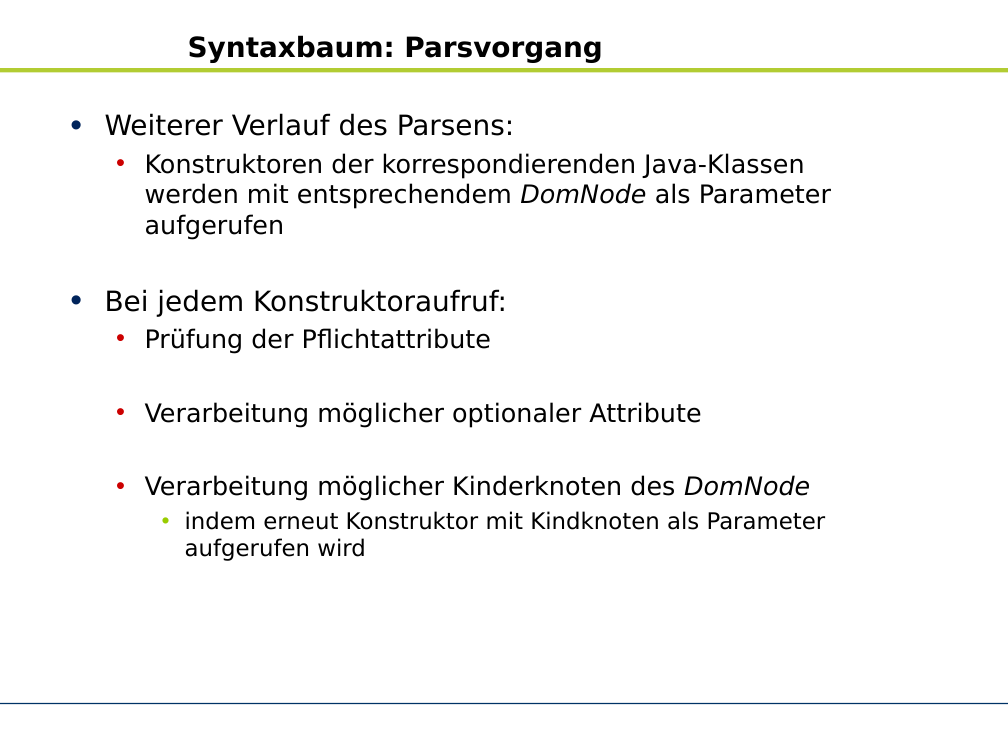
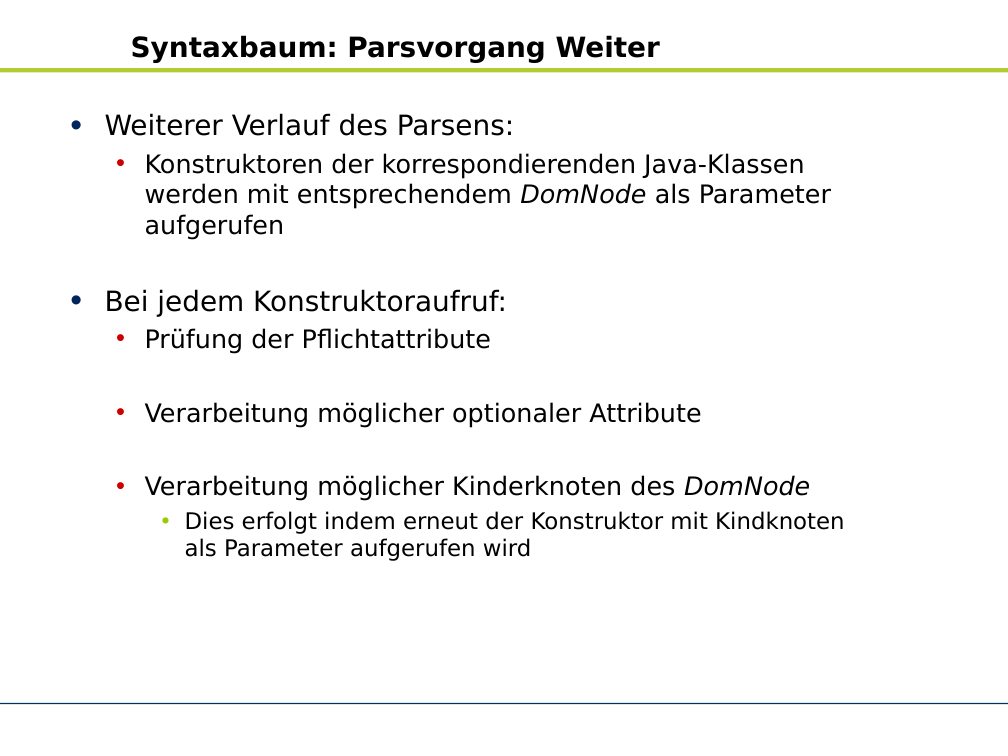
Before and after one commit to zhongxinhua/sose10-swp-uebersetzerbau, a slide deck: slide 7 of trunk/dokumentation/AR_SWP Uebersetzerbau (SS10)_v2.pptx. Drawn at 1008x756 pixels with LibreOffice and Linux fonts; fonts in the diff are those of the drawing; background and template pictures are left out. Boxes give left, top, right and bottom in pixels: in the first picture for what was removed or moved away, otherwise in the second. Text is boxed around its words. In the diff, an @@ line names an element or a change of style, - is before the commit and + after.

```diff
--- a/trunk/dokumentation/AR_SWP Uebersetzerbau (SS10)_v2.pptx
+++ b/trunk/dokumentation/AR_SWP Uebersetzerbau (SS10)_v2.pptx
@@ title at (131,35,660,62): text changed @@
-Syntaxbaum: Parsvorgang
+Syntaxbaum: Parsvorgang Weiter
@@ text at (185,511,844,561): text changed @@
-    • indem erneut Konstruktor mit Kindknoten als Parameter aufgerufen wird
+    • Dies erfolgt indem erneut der Konstruktor mit Kindknoten als Parameter aufgerufen wird
```
Also in this commit, not shown: 5 other slides changed, 6 slides added, 2 slides removed.
